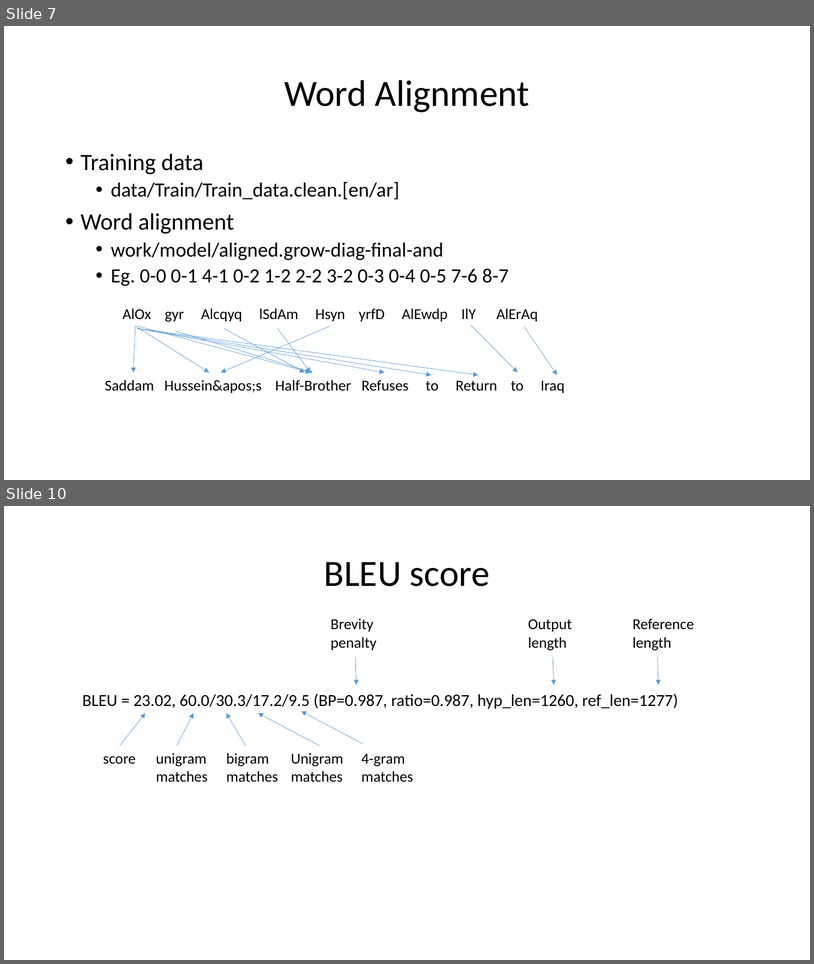
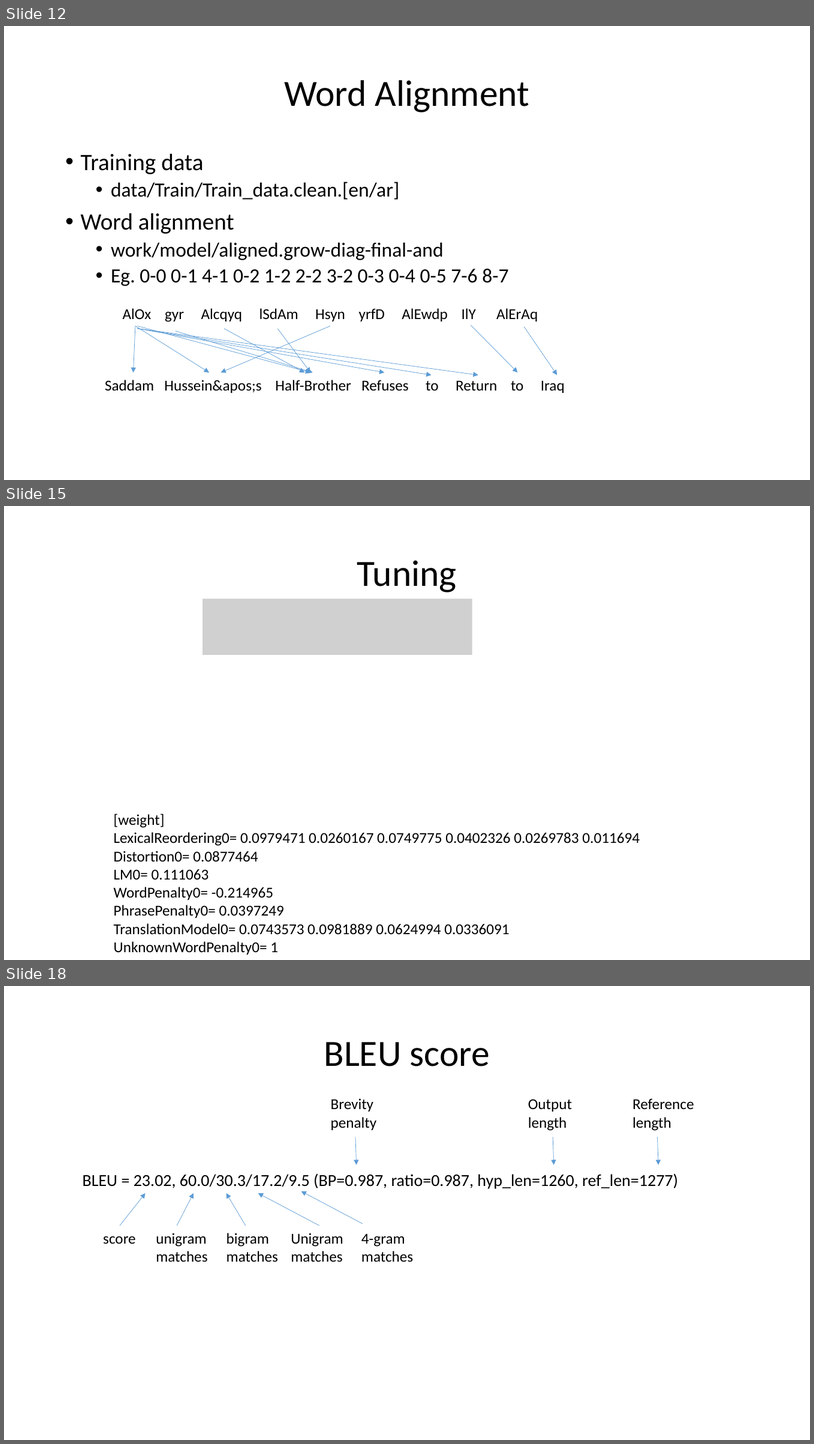
Before and after one commit to hieuhoang/papers, a slide deck: mtma16/slides.pptx. Shown one above the other, each under a label of ours: slides 7 and 10 before the commit, slides 12, 15 and 18 after it; the slides between them are not shown. The pictures are 814x964 and 814x1444 pixels, drawn with LibreOffice and Linux fonts; fonts in the diff are those of the drawing; grey boxes stand for pictures. Boxes give left, top, right and bottom in pixels: in the first picture for what was removed or moved away, otherwise in the second. Text is boxed around its words. In the diff, an @@ line names an element or a change of style, - is before the commit and + after.

```diff
--- a/mtma16/slides.pptx
+++ b/mtma16/slides.pptx
@@ slide 15 added at bbox=[4, 506, 810, 960], background #FFFFFF @@
@@ title added at bbox=[357, 560, 457, 592], 44 pt, text #000000 @@
+Tuning
@@ picture added at bbox=[203, 598, 473, 655] @@
@@ text added at bbox=[114, 813, 640, 954], 18 pt, text #000000 @@
+[weight]
+LexicalReordering0= 0.0979471 0.0260167 0.0749775 0.0402326 0.0269783 0.011694
+Distortion0= 0.0877464
+LM0= 0.111063
+WordPenalty0= -0.214965
+PhrasePenalty0= 0.0397249
+TranslationModel0= 0.0743573 0.0981889 0.0624994 0.0336091
+UnknownWordPenalty0= 1
@@ what was slide 7 is now slide 12 @@
@@ what was slide 10 is now slide 18 @@
```
Also in this commit, not shown: 6 slides changed, 7 other slides added, 1 other file.
